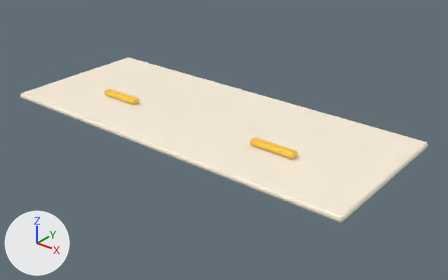
A saved change to the FBX model EvolutionShop/Assets/EvolutionShop/Resources/Art/GrowthKit/TankLidLarge.fbx.
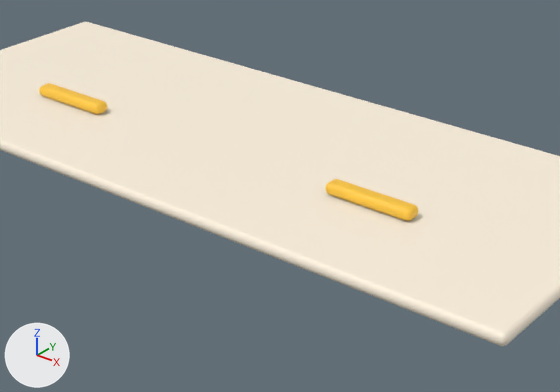
There are two pictures of each version: one whole from a 50 mm lens placed at (2.38, -2.79, 3.23), pointed at (0.13, 0.02, 1.49), one close up on the part from 19% to 82% of the width and 17% to 88% of the height. The axes (+X, +Y, +Z) are drawn at lower left. The lights are the same throughout. The first two pictures are the older version. Where no turn or scale is listed for an object, it has been applied to the vertices.

Objects in the first close-up: 'TankLidLarge mesh'.
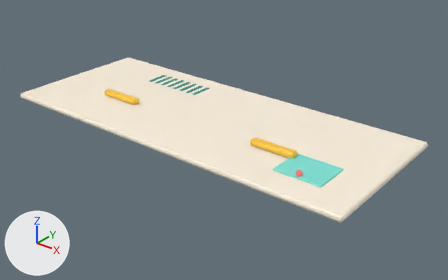
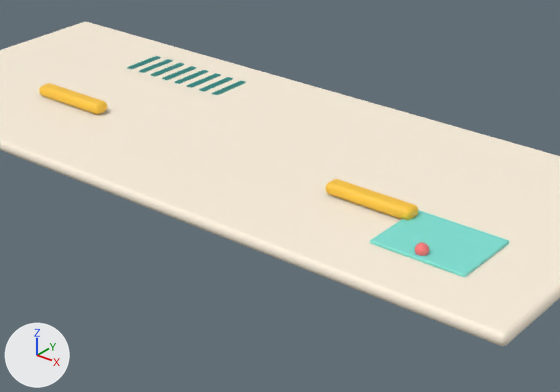
What the commit changed:
Material 'GK_TealLight' (mat_gk_teallight) is new.
Its base color is (0.212, 0.768, 0.672) (cyan #7fe3d6).
Material 'GK_TealDark' (mat_gk_tealdark) is new.
Its base color is (0.0075, 0.238, 0.212) (cyan #15867f).
Material 'GK_Coral' (mat_gk_coral) is new.
Its base color is (1.0, 0.195, 0.195) (red #ff7a7a).
me_cube_686 is used by ob_tanklidlarge_mesh; location (0.0, 0.0, 0.0).
me_cube_686 had 456 vertices, 450 faces and spanned x -1.27..1.27, y -0.52..0.52, z 1.59..1.67.
me_cube_686 now has 1910 vertices, 1896 faces and spans x -1.27..1.27, y -0.52..0.52, z 1.59..1.67.
me_cube_686 part 1: the loose piece of 152 vertices spanning x -1.27..1.27, y -0.52..0.52, z 1.59..1.63 is copied, and the copy is scaled about its middle by (0.117, 0.229, 0.3), then moved by (0.9, -0.22, 0.02), in mat_gk_teallight (cyan #7fe3d6); it spans x 0.75..1.05, y -0.34..-0.1, z 1.63..1.64.
me_cube_686 part 2: a new loose piece, a UV sphere (12 segments, 8 rings, poles along z) spanning x 0.88..0.92, y -0.33..-0.29, z 1.628..1.668, in mat_gk_coral (red #ff7a7a).
me_cube_686 part 3: the loose piece of 152 vertices spanning x -1.27..1.27, y -0.52..0.52, z 1.59..1.63 is copied, and the copy is scaled about its middle by (0.00878, 0.154, 0.15), then moved by (-0.3, 0.3, 0.02), in mat_gk_tealdark (cyan #15867f); it spans x -0.31..-0.29, y 0.22..0.38, z 1.63.
me_cube_686 part 4: the loose piece of 152 vertices spanning x -1.27..1.27, y -0.52..0.52, z 1.59..1.63 is copied, and the copy is scaled about its middle by (0.00878, 0.154, 0.15), then moved by (-0.36, 0.3, 0.02), in mat_gk_tealdark (cyan #15867f); it spans x -0.37..-0.35, y 0.22..0.38, z 1.63.
me_cube_686 part 5: the loose piece of 152 vertices spanning x -1.27..1.27, y -0.52..0.52, z 1.59..1.63 is copied, and the copy is scaled about its middle by (0.00878, 0.154, 0.15), then moved by (-0.42, 0.3, 0.02), in mat_gk_tealdark (cyan #15867f); it spans x -0.43..-0.41, y 0.22..0.38, z 1.63.
me_cube_686 part 6: the loose piece of 152 vertices spanning x -1.27..1.27, y -0.52..0.52, z 1.59..1.63 is copied, and the copy is scaled about its middle by (0.00878, 0.154, 0.15), then moved by (-0.48, 0.3, 0.02), in mat_gk_tealdark (cyan #15867f); it spans x -0.49..-0.47, y 0.22..0.38, z 1.63.
me_cube_686 part 7: the loose piece of 152 vertices spanning x -1.27..1.27, y -0.52..0.52, z 1.59..1.63 is copied, and the copy is scaled about its middle by (0.00878, 0.154, 0.15), then moved by (-0.54, 0.3, 0.02), in mat_gk_tealdark (cyan #15867f); it spans x -0.55..-0.53, y 0.22..0.38, z 1.63.
me_cube_686 part 8: the loose piece of 152 vertices spanning x -1.27..1.27, y -0.52..0.52, z 1.59..1.63 is copied, and the copy is scaled about its middle by (0.00878, 0.154, 0.15), then moved by (-0.6, 0.3, 0.02), in mat_gk_tealdark (cyan #15867f); it spans x -0.61..-0.59, y 0.22..0.38, z 1.63.
me_cube_686 part 9: the loose piece of 152 vertices spanning x -1.27..1.27, y -0.52..0.52, z 1.59..1.63 is copied, and the copy is scaled about its middle by (0.00878, 0.154, 0.15), then moved by (-0.66, 0.3, 0.02), in mat_gk_tealdark (cyan #15867f); it spans x -0.67..-0.65, y 0.22..0.38, z 1.63.
me_cube_686 part 10: the loose piece of 152 vertices spanning x -1.27..1.27, y -0.52..0.52, z 1.59..1.63 is copied, and the copy is scaled about its middle by (0.00878, 0.154, 0.15), then moved by (-0.72, 0.3, 0.02), in mat_gk_tealdark (cyan #15867f); it spans x -0.73..-0.71, y 0.22..0.38, z 1.63.
me_cube_686 gains material mat_gk_teallight (cyan #7fe3d6).
me_cube_686 gains material mat_gk_coral (red #ff7a7a).
me_cube_686 gains material mat_gk_tealdark (cyan #15867f).

Pixel boxes [x1, y1, x2, y2] of what changed, in the close-ups (560 x 392 px):
part 1 of me_cube_686, added (cyan)
    after: [370, 210, 509, 277]
part 2 of me_cube_686, added
    after: [415, 243, 430, 256]
part 3 of me_cube_686, added
    after: [212, 81, 246, 95]
part 4 of me_cube_686, added
    after: [199, 77, 233, 91]
part 5 of me_cube_686, added
    after: [187, 73, 221, 88]
part 6 of me_cube_686, added
    after: [175, 70, 208, 84]
part 7 of me_cube_686, added
    after: [162, 66, 196, 80]
part 8 of me_cube_686, added
    after: [150, 63, 184, 76]
part 9 of me_cube_686, added
    after: [139, 59, 172, 73]
part 10 of me_cube_686, added
    after: [127, 56, 161, 69]
